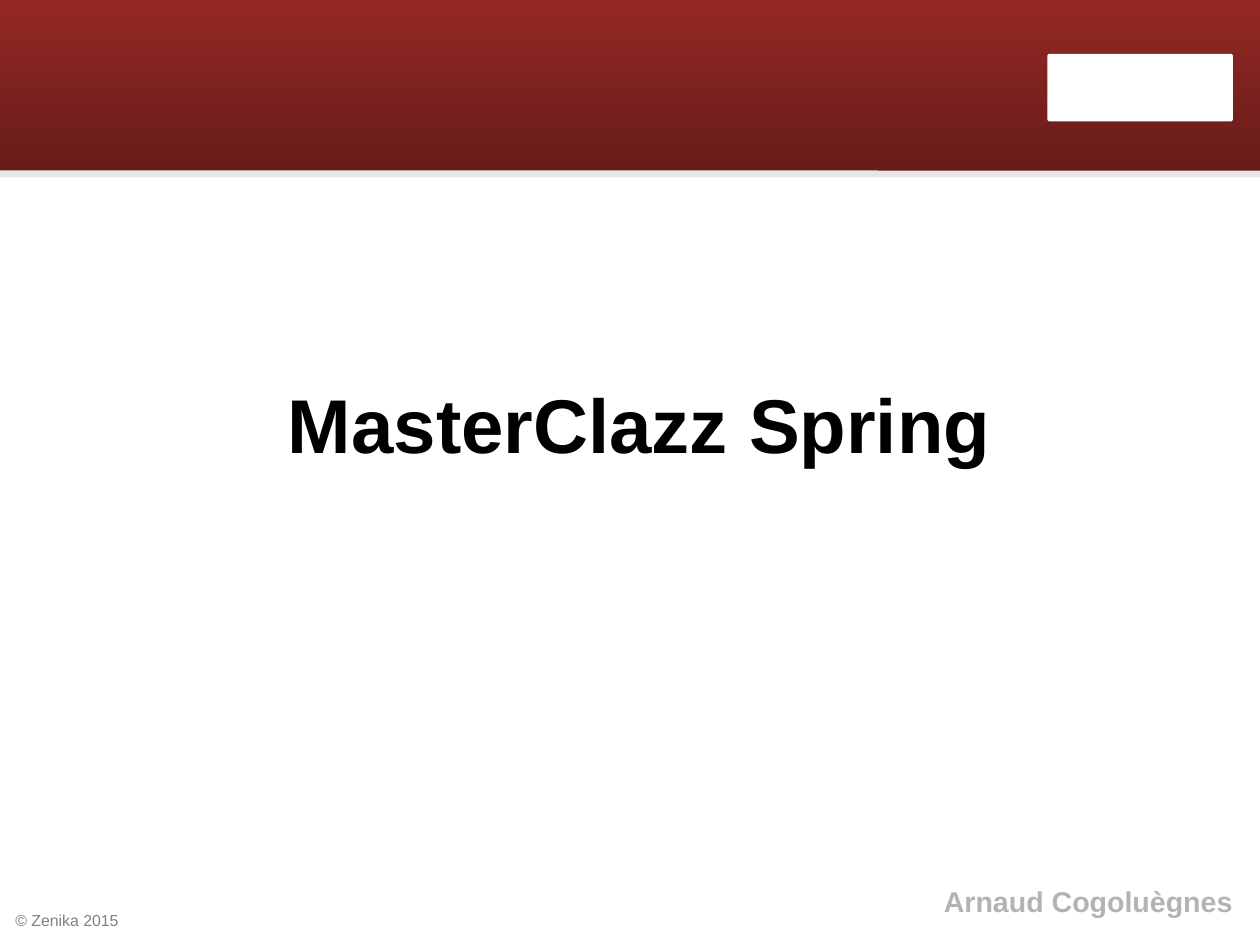
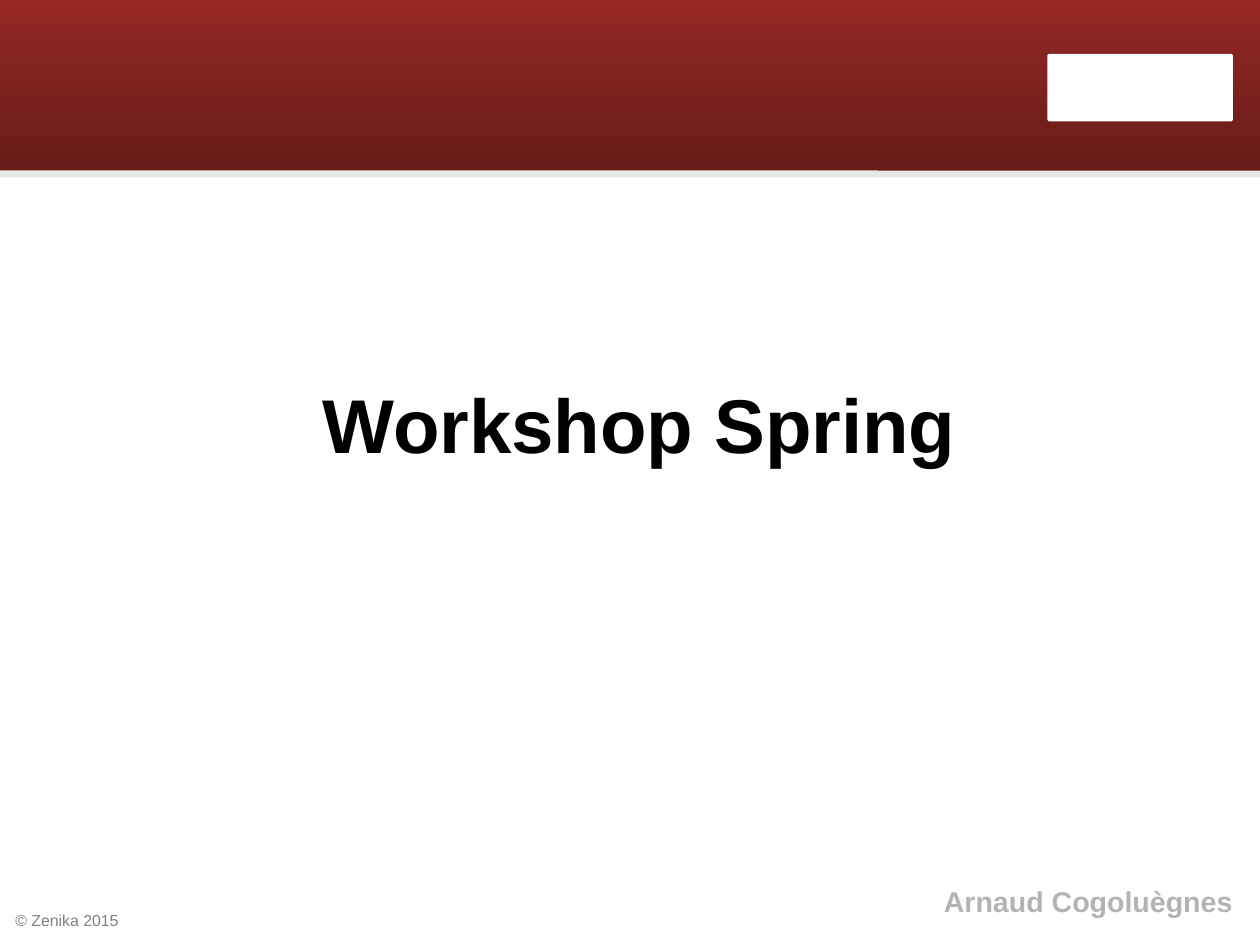
Before and after one commit to Zenika/workshop-spring-core, a slide deck: slide 1 of spring-workshop.odp. Drawn at 1260x945 pixels with LibreOffice and Linux fonts; fonts in the diff are those of the drawing; background and template pictures are left out. Boxes give left, top, right and bottom in pixels: in the first picture for what was removed or moved away, otherwise in the second. Text is boxed around its words. In the diff, an @@ line names an element or a change of style, - is before the commit and + after.

```diff
--- a/spring-workshop.odp
+++ b/spring-workshop.odp
@@ text at (323,397,955,467): text changed @@
-MasterClazz Spring
+Workshop Spring
```
Also in this commit, not shown: 2 other files.
